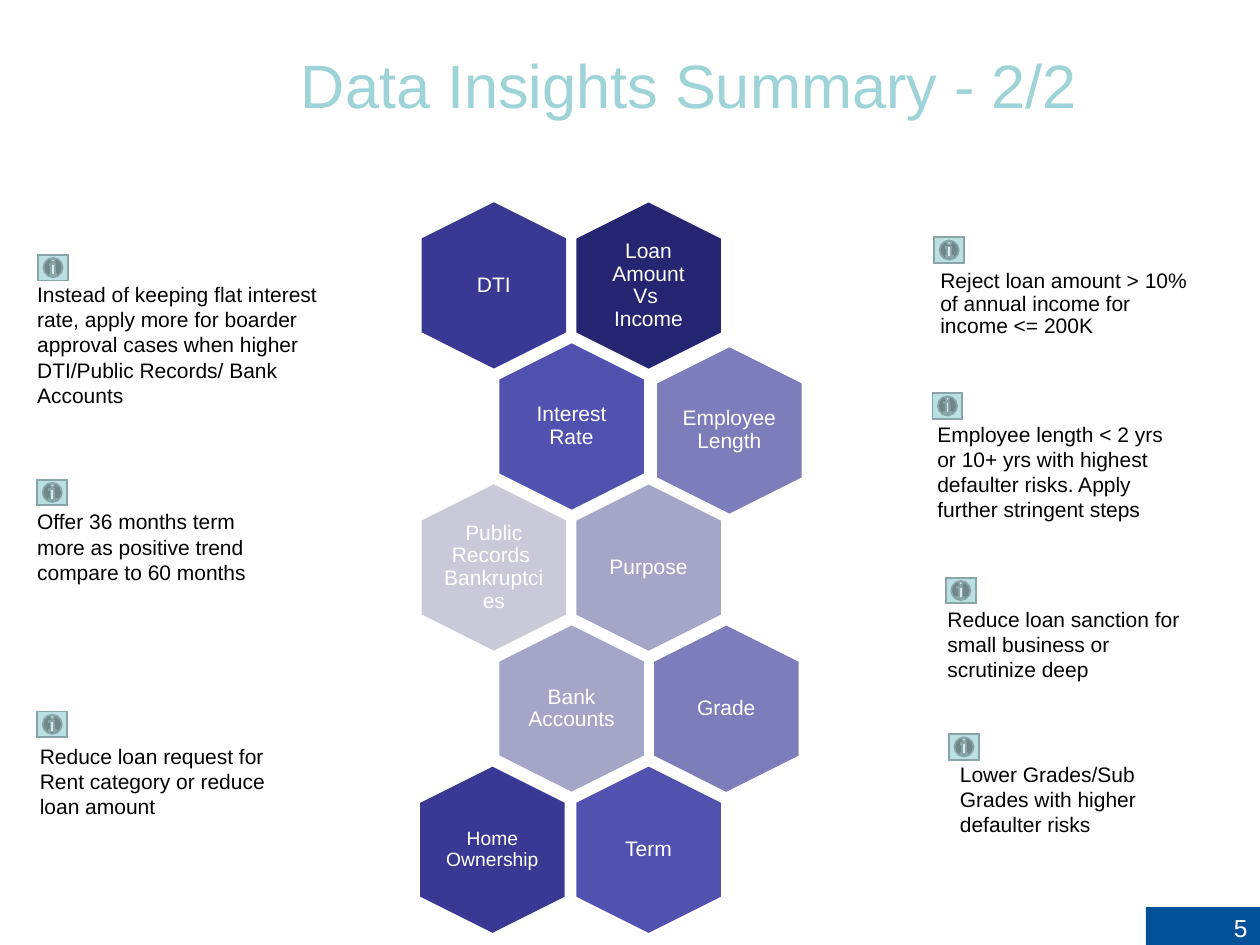
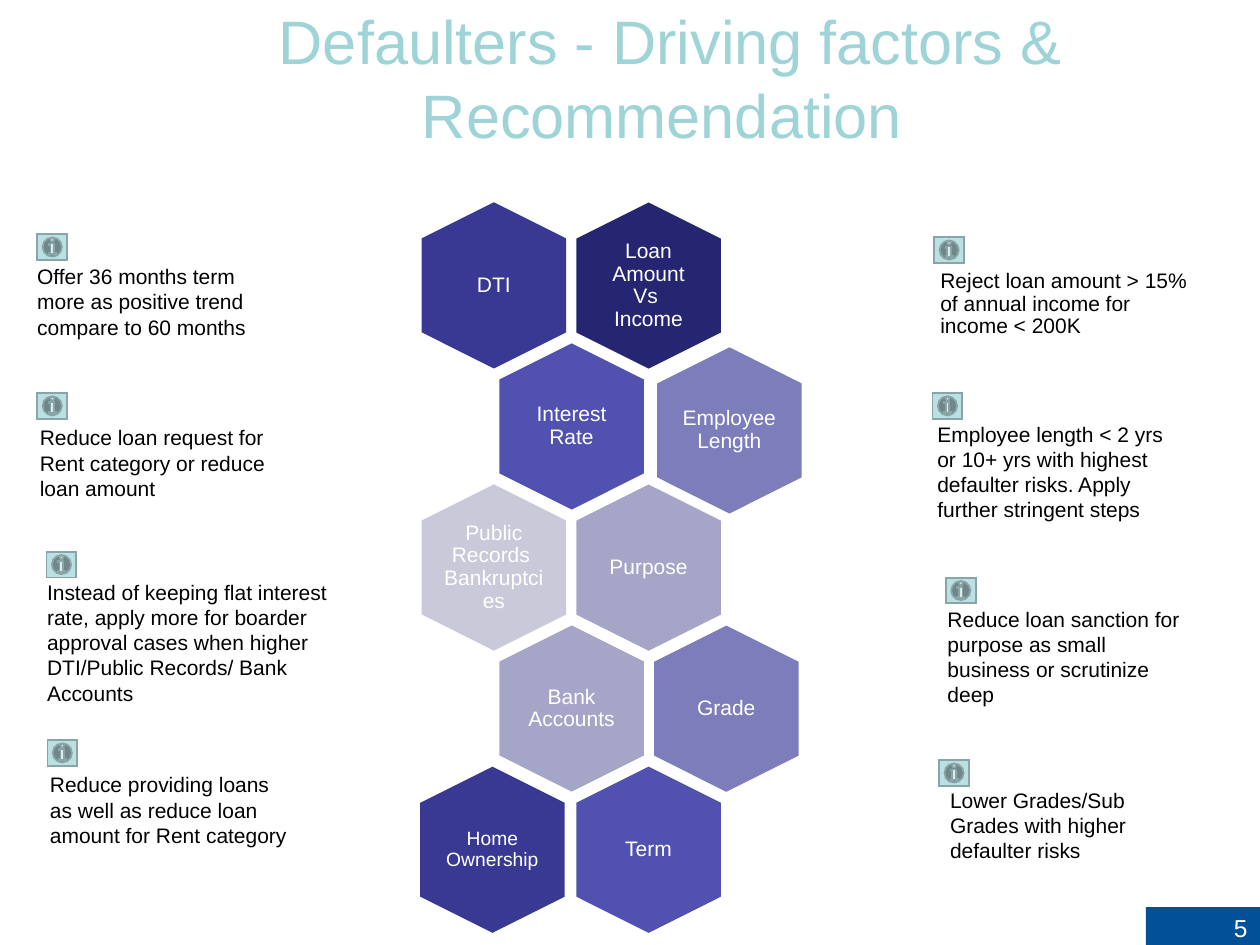
Before and after one commit to RujDha/LendingClub-CaseStudy, a slide deck: slide 5 of LeandingClub-CaseStudy.pptx. Drawn at 1260x945 pixels with LibreOffice and Linux fonts; fonts in the diff are those of the drawing; background and template pictures are left out. Boxes give left, top, right and bottom in pixels: in the first picture for what was removed or moved away, otherwise in the second. Text is boxed around its words. In the diff, an @@ line names an element or a change of style, - is before the commit and + after.

```diff
--- a/LeandingClub-CaseStudy.pptx
+++ b/LeandingClub-CaseStudy.pptx
@@ title added at [279,20,1004,139], 35 pt, text #9ED3D7 @@
+Defaulters - Driving factors & Recommendation
@@ text "Data Insights Summary - 2/2": place and size @@
-text "Data Insights Summary - 2/2" at [301,64,1077,119]
+text "Data Insights Summary - 2/2" at [479,202,829,204]
@@ text "Data Insights Summary - 2/2" at [479,202,829,204]: size 35 to 25 pt, text colour #9ED3D7 to #FFFFFF @@
@@ text removed at [333,137,1091,203] @@
-Listing driving factors for defaulters
@@ action button information: place and size @@
-action button information at [38,480,68,505]
+action button information at [38,234,68,260]
@@ text "Offer 36 months term more ...": place and size @@
-text "Offer 36 months term more ..." at [37,513,246,584]
+text "Offer 36 months term more ..." at [37,268,246,339]
@@ text at [940,272,1187,334]: text changed @@
-Reject loan amount > 10% of annual income for income <= 200K
+Reject loan amount > 15% of annual income for income < 200K
@@ text "Reduce loan request for Rent ...": place and size @@
-text "Reduce loan request for Rent ..." at [40,748,265,815]
+text "Reduce loan request for Rent ..." at [40,429,265,497]
@@ action button information: place and size @@
-action button information at [38,712,68,737]
+action button information at [38,393,68,418]
@@ action button information: place and size @@
-action button information at [38,255,68,280]
+action button information at [47,552,77,577]
@@ text "Instead of keeping flat interest ...": place and size @@
-text "Instead of keeping flat interest ..." at [37,286,317,404]
+text "Instead of keeping flat interest ..." at [47,584,327,702]
@@ text at [947,611,1179,707]: text changed @@
-Reduce loan sanction for small business or scrutinize deep
+Reduce loan sanction for purpose as small business or scrutinize deep
@@ action button information added at [48,740,78,765], fill #BBE0E3, outline #8AA6A8 1 pt @@
@@ text added at [50,776,286,847], 12 pt, text #000000 @@
+Reduce providing loans as well as reduce loan amount for Rent category
@@ action button information: place and size @@
-action button information at [949,735,979,760]
+action button information at [939,760,969,785]
@@ text "Lower Grades/Sub Grades with higher ...": place and size @@
-text "Lower Grades/Sub Grades with higher ..." at [960,766,1136,833]
+text "Lower Grades/Sub Grades with higher ..." at [950,792,1126,859]
```
Also in this commit, not shown: 12 other slides changed, 2 other files.
